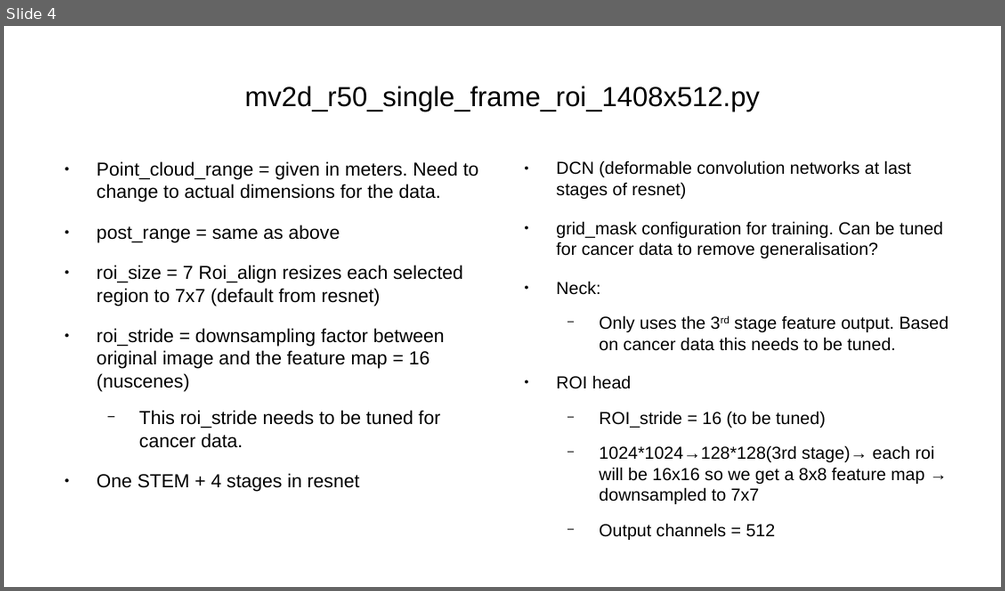
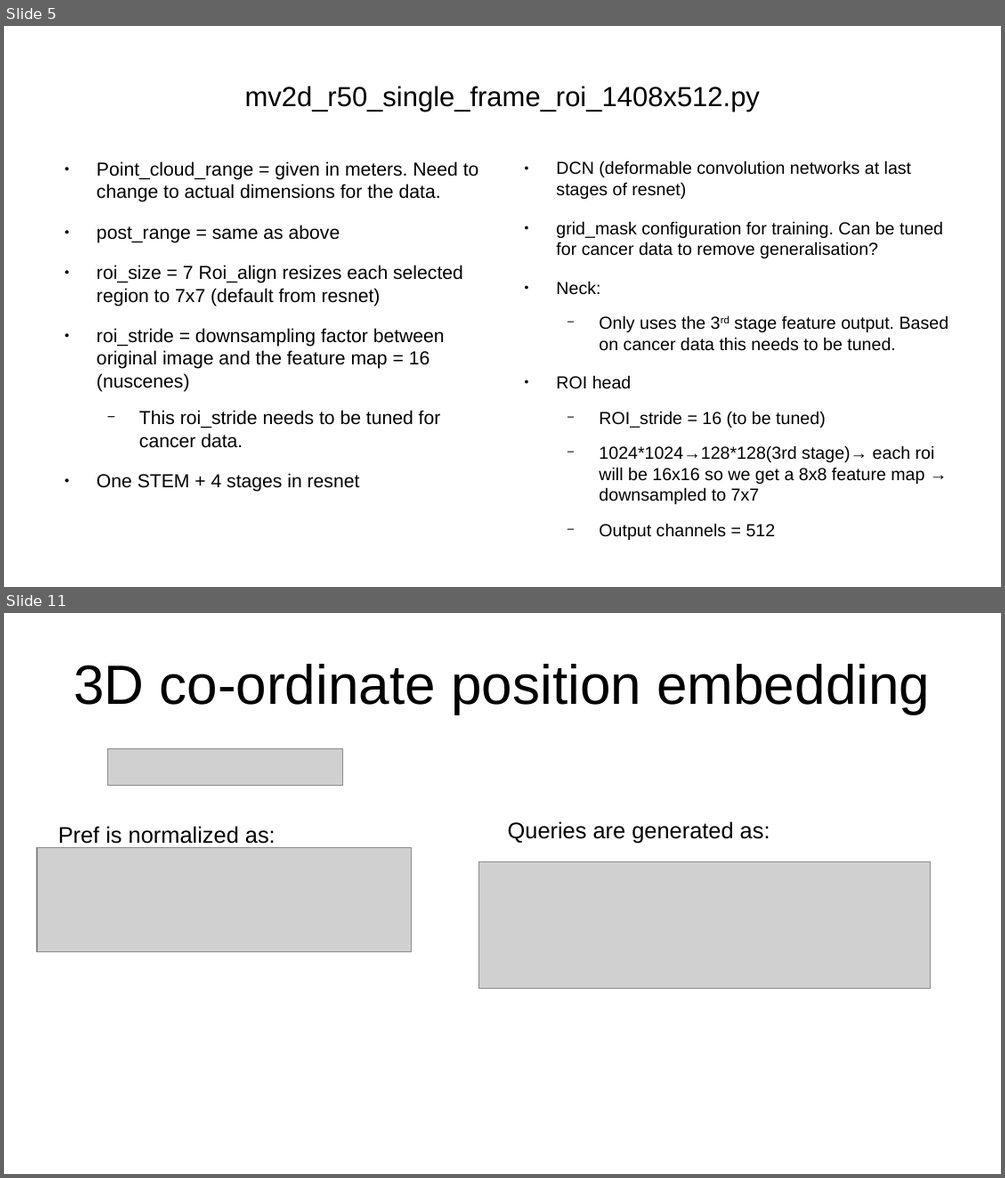
Before and after one commit to katzkid/MV2Dbasedlifting, a slide deck: NN_Study.odp. Shown one above the other, each under a label of ours: slide 4 before the commit, slides 5 and 11 after it; the slides between them are not shown. The pictures are 1005x591 and 1005x1178 pixels, drawn with LibreOffice and Linux fonts; fonts in the diff are those of the drawing; grey boxes stand for pictures. Boxes give left, top, right and bottom in pixels: in the first picture for what was removed or moved away, otherwise in the second. Text is boxed around its words. In the diff, an @@ line names an element or a change of style, - is before the commit and + after.

```diff
--- a/NN_Study.odp
+++ b/NN_Study.odp
@@ slide 11 added at bbox=[4, 613, 1001, 1174], background #FFFFFF @@
@@ title added at bbox=[73, 664, 930, 714], 44 pt, text #000000 @@
+3D co-ordinate position embedding
@@ picture added at bbox=[108, 748, 343, 786] @@
@@ text added at bbox=[58, 826, 275, 848], 18 pt, text #000000 @@
+Pref is normalized as:
@@ text added at bbox=[508, 821, 770, 843], 18 pt, text #000000 @@
+Queries are generated as:
@@ picture added at bbox=[37, 847, 411, 952] @@
@@ picture added at bbox=[479, 861, 930, 989] @@
@@ what was slide 4 is now slide 5 @@
```
Also in this commit, not shown: 6 other slides added, 1 other file.
